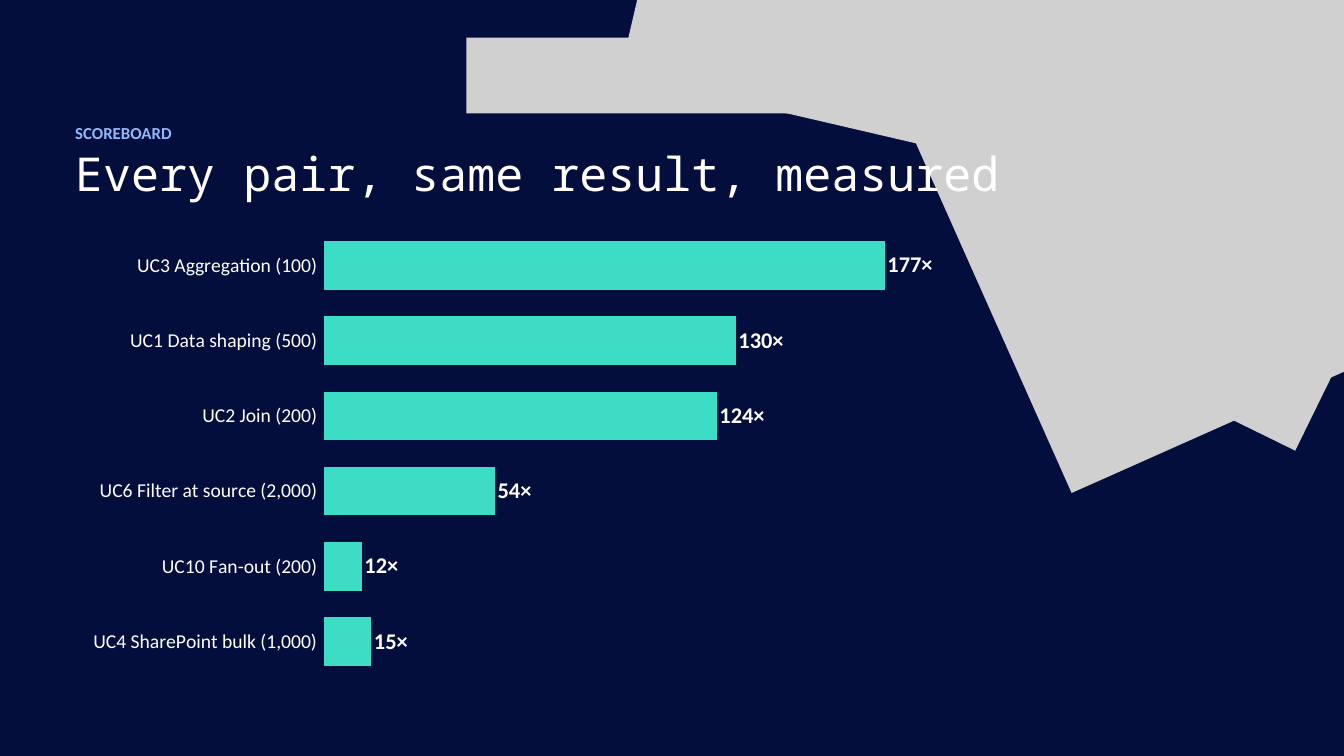
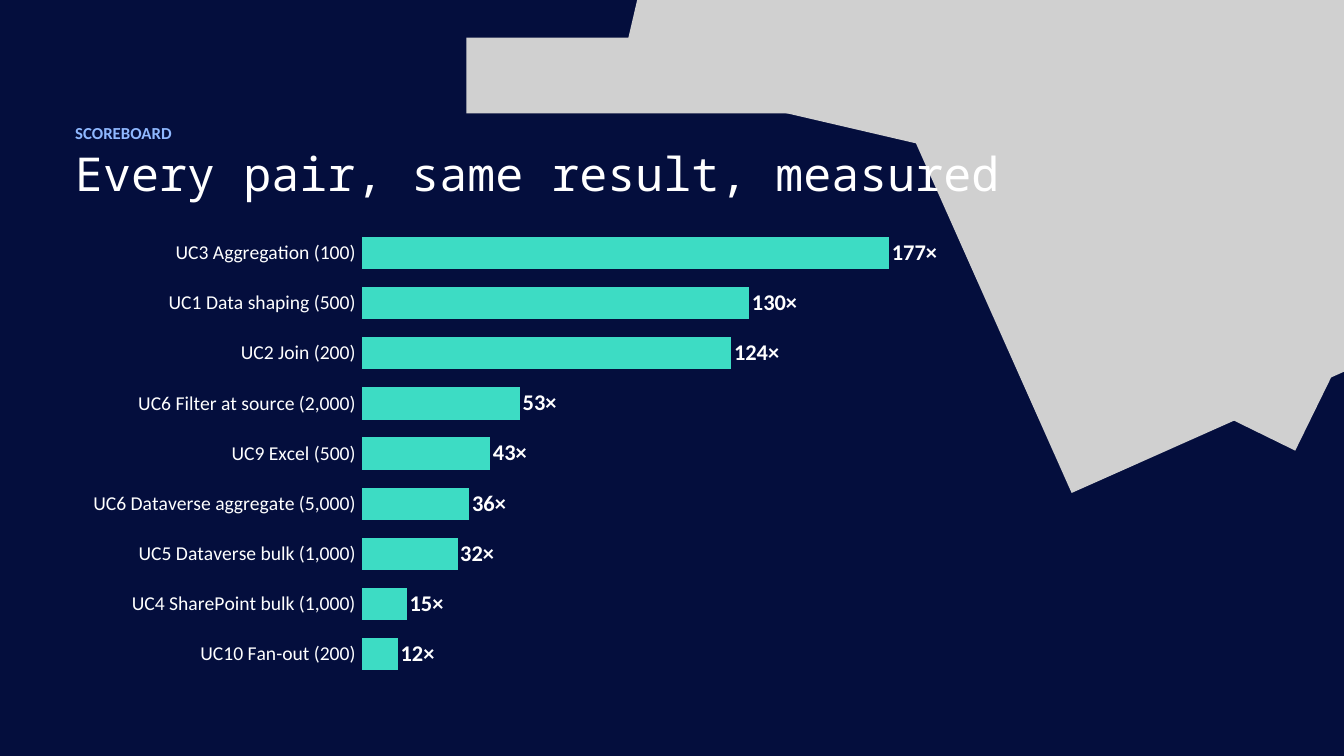
Before and after one commit to david-lorenzo88/power-automate-optimization-techniques, a slide deck: slide 22 of deck/From-Hours-to-Seconds-ExpertsLive.pptx. Drawn at 1344x756 pixels with LibreOffice and Linux fonts; fonts in the diff are those of the drawing; grey boxes stand for pictures. Boxes give left, top, right and bottom in pixels: in the first picture for what was removed or moved away, otherwise in the second. Text is boxed around its words. In the diff, an @@ line names an element or a change of style, - is before the commit and + after.

```diff
--- a/deck/From-Hours-to-Seconds-ExpertsLive.pptx
+++ b/deck/From-Hours-to-Seconds-ExpertsLive.pptx
@@ bar chart at bbox=[75, 218, 976, 689] @@
-categories: UC3 Aggregation (100), UC1 Data shaping (500), UC2 Join (200), UC6 Filter at source (2,000), UC10 Fan-out (200), UC4 SharePoint bulk (1,000)
+categories: UC3 Aggregation (100), UC1 Data shaping (500), UC2 Join (200), UC6 Filter at source (2,000), UC9 Excel (500), UC6 Dataverse aggregate (5,000), UC5 Dataverse bulk (1,000), UC4 SharePoint bulk (1,000), UC10 Fan-out (200)
-Series 1: 177, 130, 124, 54, 12, 15
+Series 1: 177, 130, 124, 53, 43, 36, 32, 15, 12
```
Also in this commit, not shown: 2 other slides changed, 50 other files.
